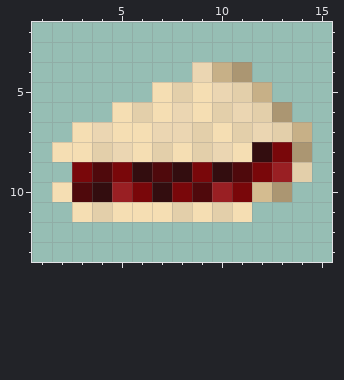
A pixel-art sprite gets an edit: assets/textures/cherry pie.png. The picture above was drawn from the file before the commit.
The file is 16x16 pixels. Colours within 5 levels of each other are drawn and written as one. Shown: x 1..15, y 2..13.
After the commit:
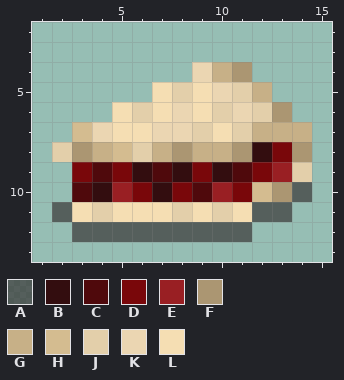
Palette (. is transparent): A #302a2aa3  B #330d0f  C #4f090c  D #79070a  E #991f23  F #ab9672  G #c7b087  H #d4bc90  J #e3cfaa  K #ebd6b2  L #f5deb3
From old to new:
{"y":7,"x":3,"old":"L","new":"H"}
{"y":7,"x":12,"old":"KJ","new":"GG"}
{"y":8,"x":2,"old":"LLJKLJLJKL","new":"JFGHJGFGGF"}
{"y":10,"x":2,"old":"L","new":"."}
{"y":10,"x":14,"old":".","new":"A"}
{"y":11,"x":2,"old":".","new":"A"}
{"y":11,"x":12,"old":"..","new":"AA"}
{"y":12,"x":3,"old":".........","new":"AAAAAAAAA"}
